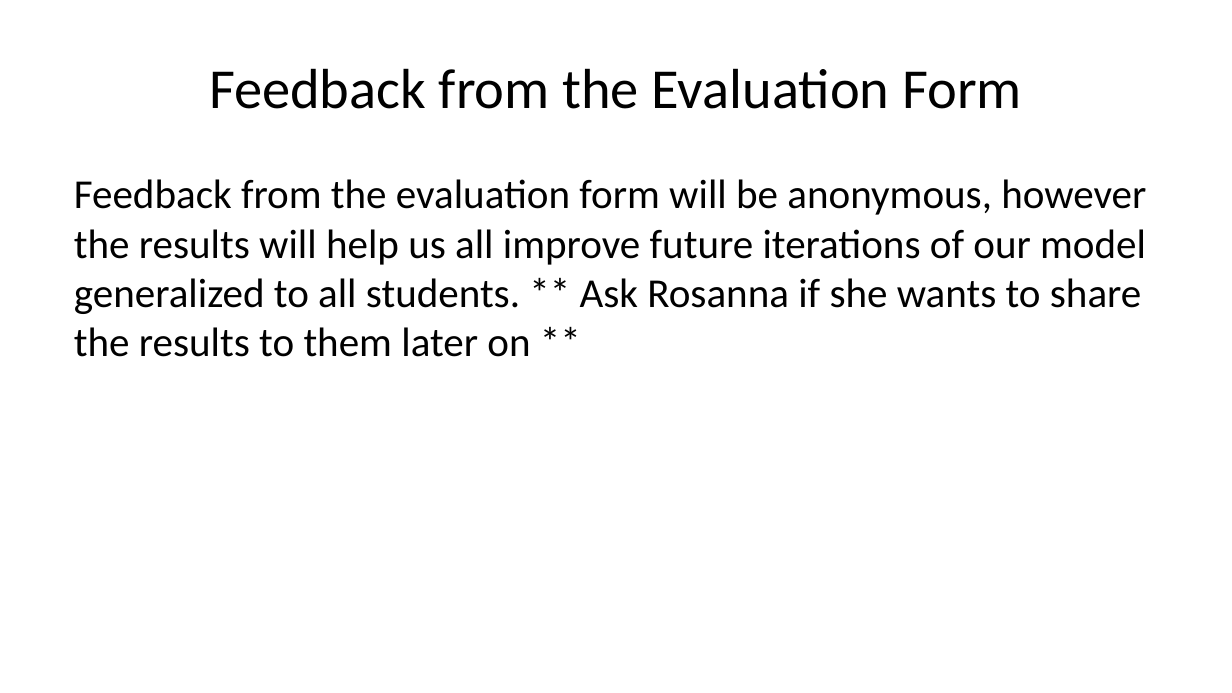
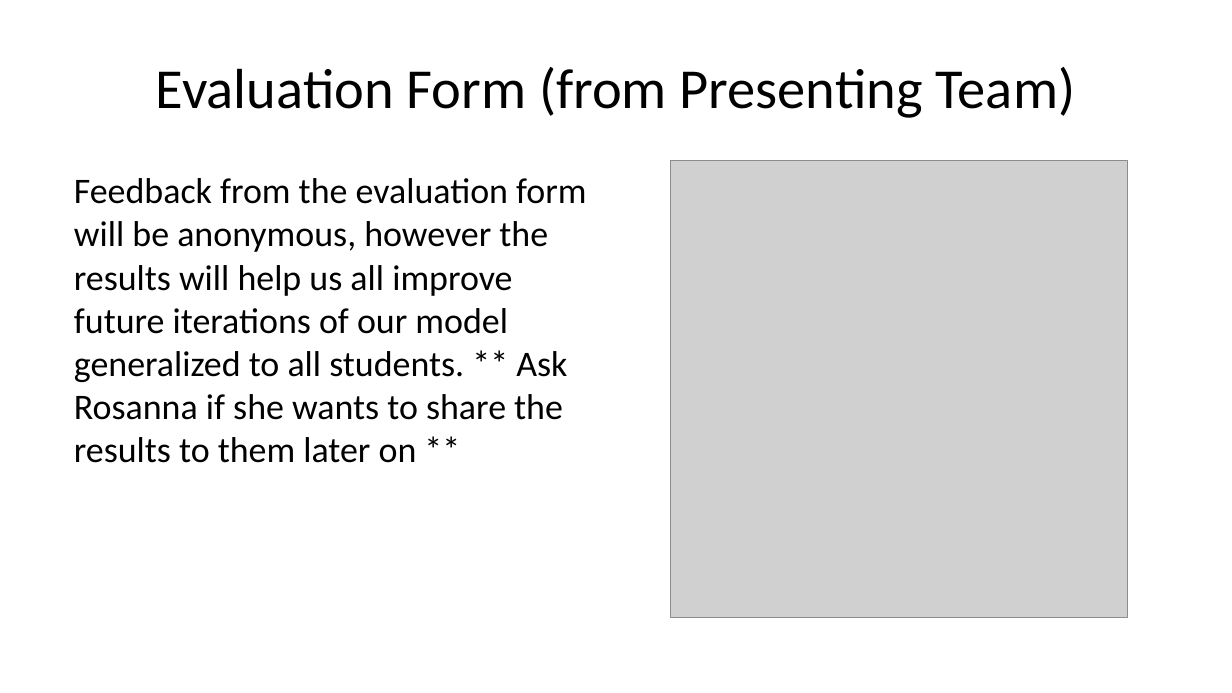
Before and after one commit to deancallahan25/Data322MiniProject, a slide deck: slide 11 of presentation.pptx (slide 12 before the commit). Drawn at 1232x693 pixels with LibreOffice and Linux fonts; fonts in the diff are those of the drawing; grey boxes stand for pictures. Boxes give left, top, right and bottom in pixels: in the first picture for what was removed or moved away, otherwise in the second. Text is boxed around its words. In the diff, an @@ line names an element or a change of style, - is before the commit and + after.

Commit message:
fixing qr code slide formatting

```diff
--- a/presentation.pptx
+++ b/presentation.pptx
@@ title at [156,67,1075,118]: text changed @@
-Feedback from the Evaluation Form
+Evaluation Form (from Presenting Team)
@@ text "Feedback from the evaluation form ..." at [74,178,586,463]: size 24 to 21 pt @@
@@ picture added at [670,161,1127,618] @@
```
Also in this commit, not shown: 1 other slide changed, 1 slide removed, 1 other file.
